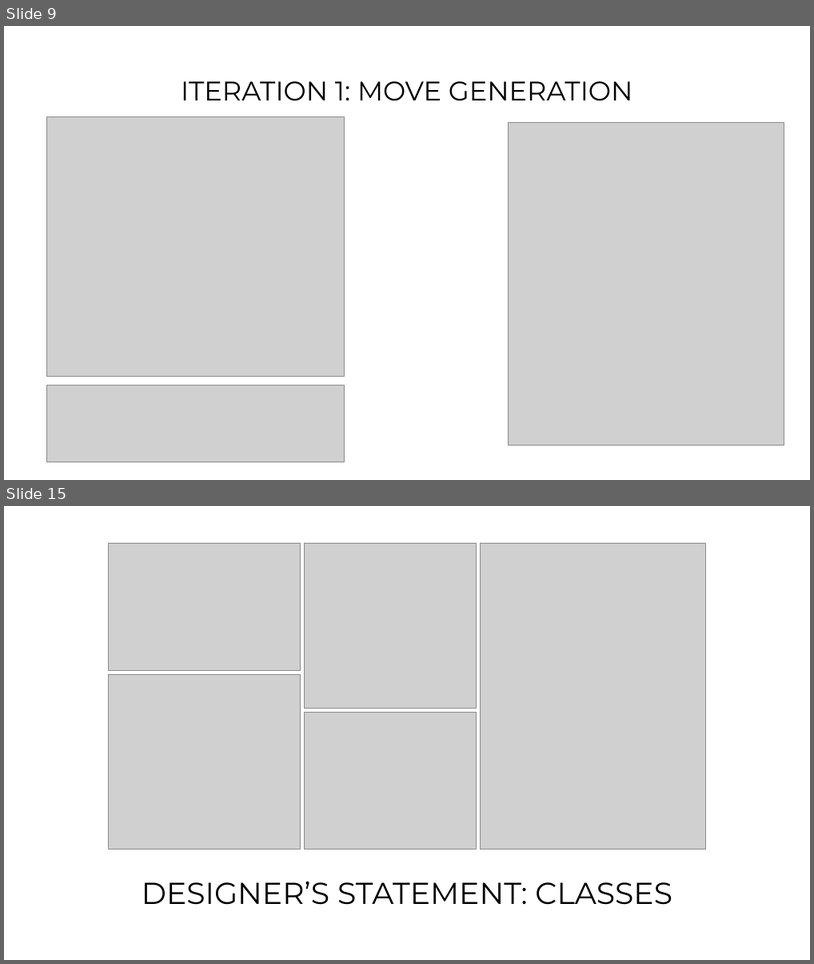
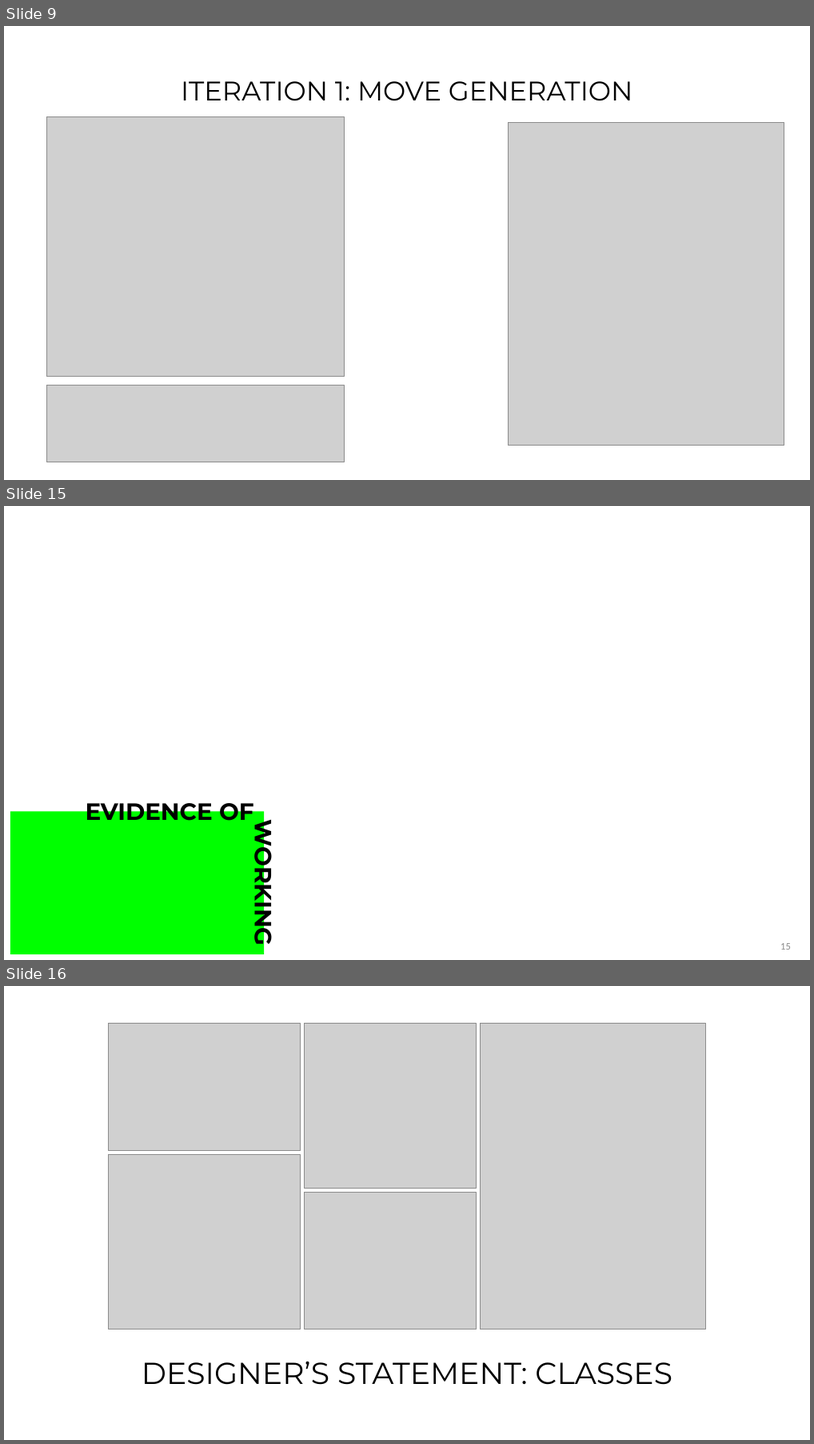
Before and after one commit to nozzyFTW/DailyChessPuzzle, a slide deck: Individual Digital solution.pptx. Shown one above the other, each under a label of ours: slides 9 and 15 before the commit, slides 9, 15 and 16 after it; the slides between them are not shown. The pictures are 814x964 and 814x1444 pixels, drawn with LibreOffice and Linux fonts; fonts in the diff are those of the drawing; grey boxes stand for pictures. Boxes give left, top, right and bottom in pixels: in the first picture for what was removed or moved away, otherwise in the second. Text is boxed around its words. In the diff, an @@ line names an element or a change of style, - is before the commit and + after.

```diff
--- a/Individual Digital solution.pptx
+++ b/Individual Digital solution.pptx
@@ slide 15 added at box(4, 506, 810, 960), background #FFFFFF @@
@@ rectangle added at box(10, 811, 264, 954), fill #00FF00 @@
@@ text added at box(86, 797, 254, 820), 28 pt, text #000000, bold @@
+EVIDENCE OF
@@ text added at box(249, 832, 282, 942), 28 pt, text #000000, bold @@
+WORKING
@@ page number added at box(781, 943, 791, 949), 12 pt, text #8C8C8C @@
+15
@@ what was slide 15 is now slide 16 @@
```
Also in this commit, not shown: 6 slides changed, 15 other files.
